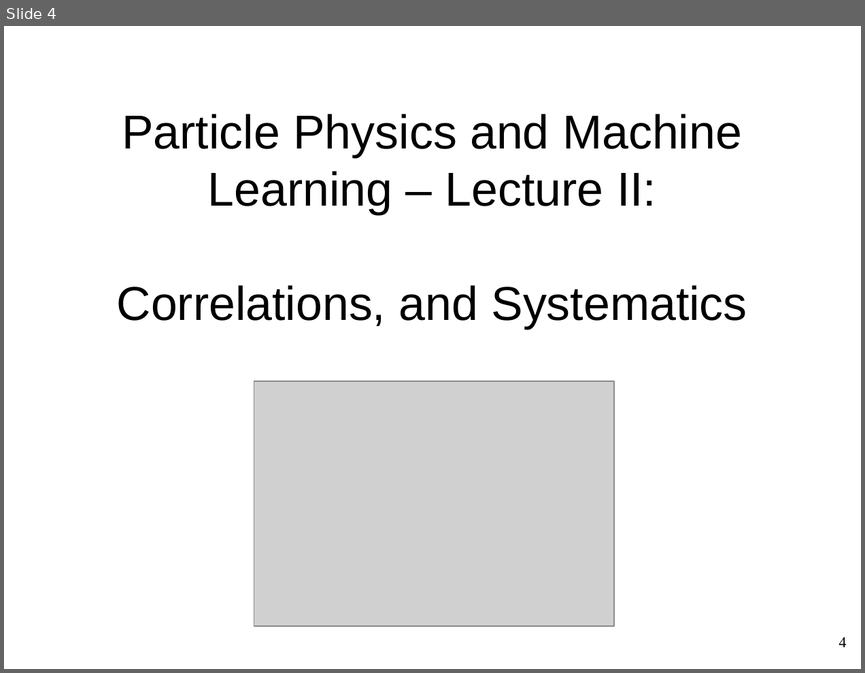
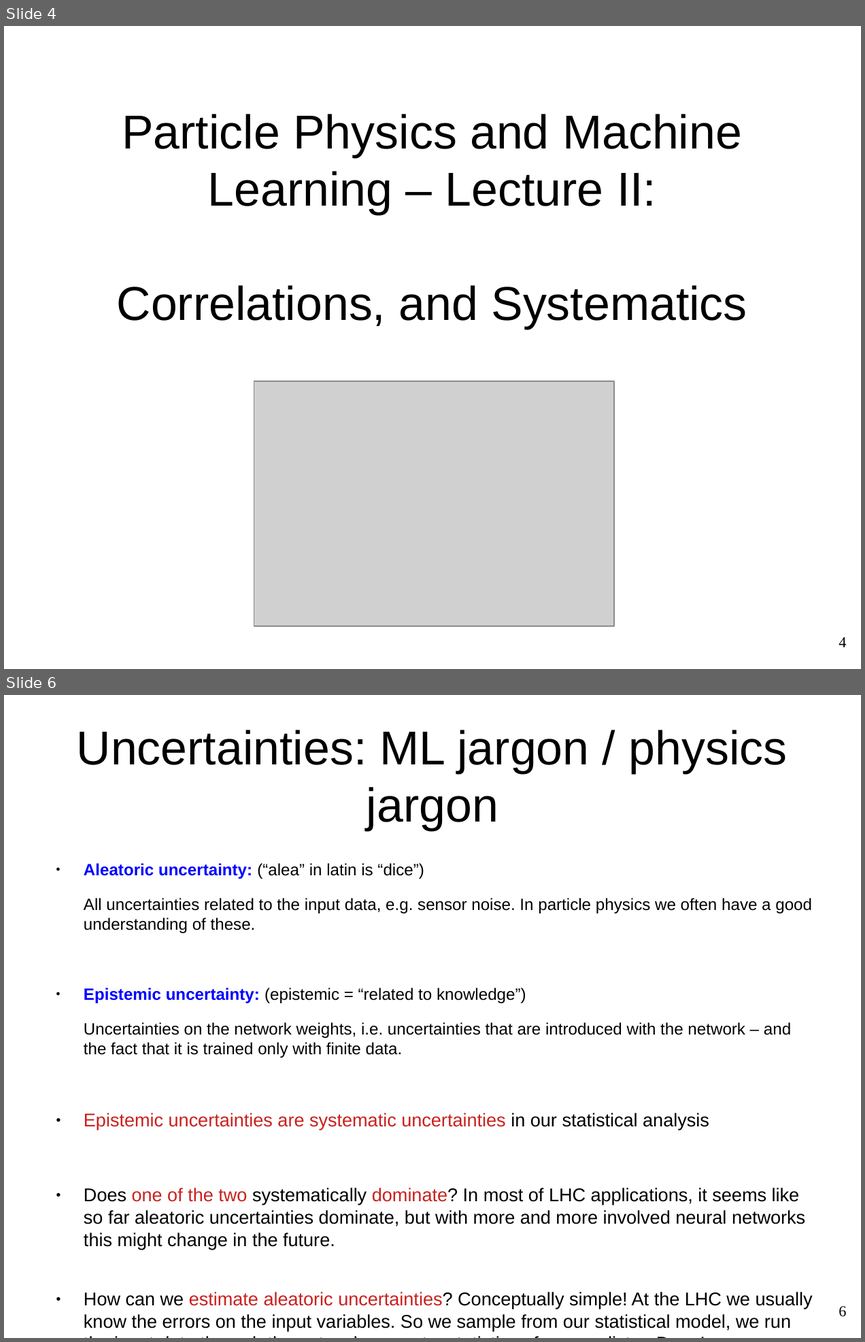
Before and after one commit to WolfgangWaltenberger/winterschool, a slide deck: systematics.odp. Shown one above the other, each under a label of ours: slide 4 before the commit, slides 4 and 6 after it; the slides between them are not shown. The pictures are 865x673 and 865x1342 pixels, drawn with LibreOffice and Linux fonts; fonts in the diff are those of the drawing; grey boxes stand for pictures. Boxes give left, top, right and bottom in pixels: in the first picture for what was removed or moved away, otherwise in the second. Text is boxed around its words. In the diff, an @@ line names an element or a change of style, - is before the commit and + after.

```diff
--- a/systematics.odp
+++ b/systematics.odp
@@ slide 6 added at [4, 695, 861, 1338], background #FFFFFF @@
@@ title added at [77, 730, 787, 830], 44 pt, text #000000 @@
+Uncertainties: ML jargon / physics jargon
@@ text added at [84, 863, 813, 1331], 17.1 pt, text #000000 @@
+● Aleatoric uncertainty: (“alea” in latin is “dice”)
+All uncertainties related to the input data, e.g. sensor noise. In particle physics we often have a good understanding of these.
+● Epistemic uncertainty: (epistemic = “related to knowledge”)
+Uncertainties on the network weights, i.e. uncertainties that are introduced with the network – and the fact that it is trained only with finite data.
+● Epistemic uncertainties are systematic uncertainties in our statistical analysis
+● Does one of the two systematically dominate? In most of LHC applications, it seems like so far aleatoric uncertainties dominate, but with more and more involved neural networks this might change in the future.
+● How can we estimate aleatoric uncertainties? Conceptually simple! At the LHC we usually know the errors on the input variables. So we sample from our statistical model, we run the input data through the network, we get a statistics of our predictor. Done!
@@ page number added at [838, 1306, 846, 1317], 14 pt, text #000000 @@
+6
```
Also in this commit, not shown: 1 slide changed, 16 other slides added, 1 slide removed.
